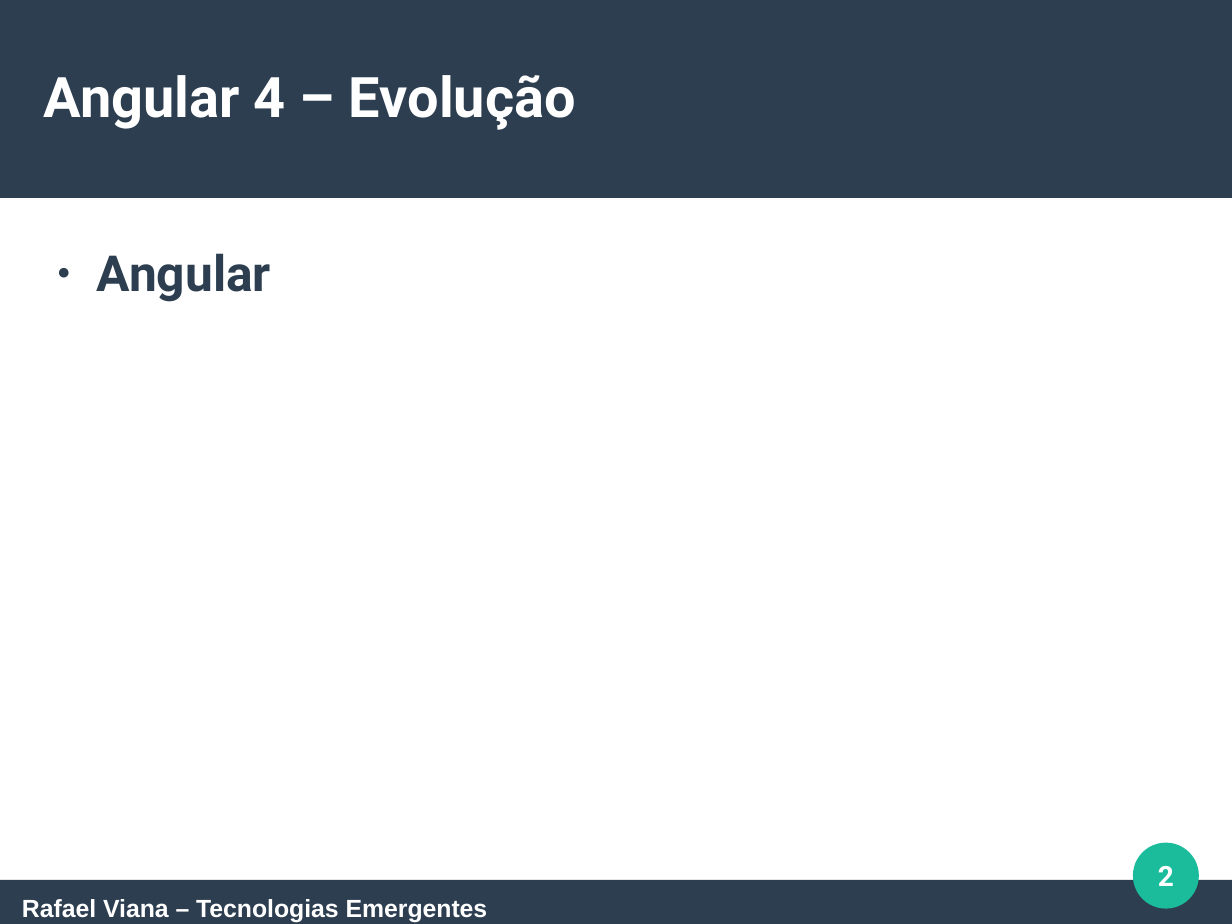
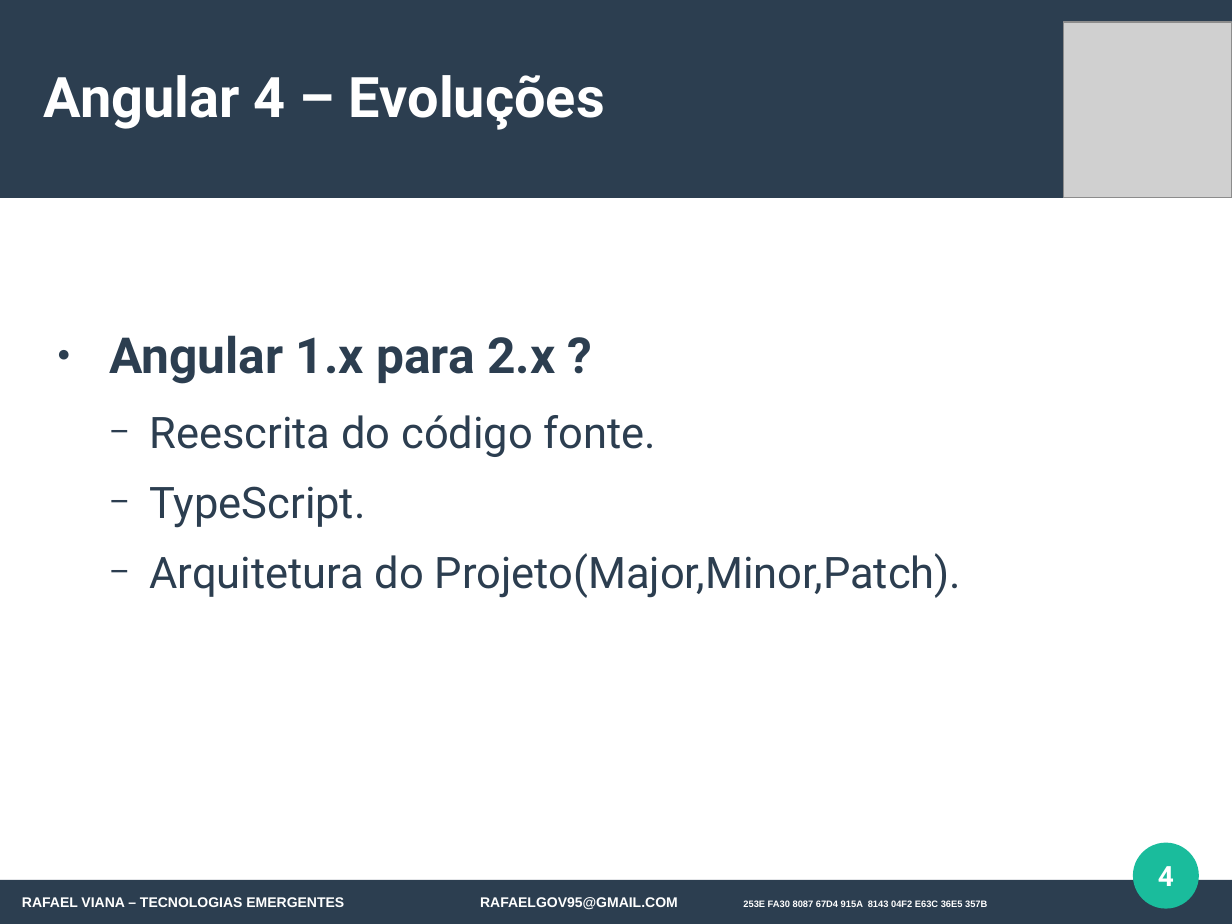
Before and after one commit to rafaelgov95/TE, a slide deck: slide 4 of Apresentação/Angular-4.odp (slide 2 before the commit). Drawn at 1232x924 pixels with LibreOffice and Linux fonts; fonts in the diff are those of the drawing; grey boxes stand for pictures. Boxes give left, top, right and bottom in pixels: in the first picture for what was removed or moved away, otherwise in the second. Text is boxed around its words. In the diff, an @@ line names an element or a change of style, - is before the commit and + after.

```diff
--- a/Apresentação/Angular-4.odp
+++ b/Apresentação/Angular-4.odp
@@ picture added at [1064,22,1232,198] @@
@@ title at [44,75,605,130]: text changed @@
-Angular 4 – Evolução
+Angular 4 – Evoluções
@@ text at [109,335,961,598]: text changed; size 32 to 28 pt; bold off @@
-● Angular
+● Angular 1.x para 2.x ?
+  − Reescrita do código fonte.
+  − TypeScript.
+  − Arquitetura do Projeto(Major,Minor,Patch).
@@ page number at [1158,866,1174,886]: text changed @@
-2
+4
@@ text at [22,897,987,909]: text changed; size 16 to 9 pt @@
-Rafael Viana – Tecnologias Emergentes
+RAFAEL VIANA – TECNOLOGIAS EMERGENTES RAFAELGOV95@GMAIL.COM 253E FA30 8087 67D4 915A 8143 04F2 E63C 36E5 357B
```
Also in this commit, not shown: 3 other slides changed, 14 slides added, 2 slides removed, 1 other file.
